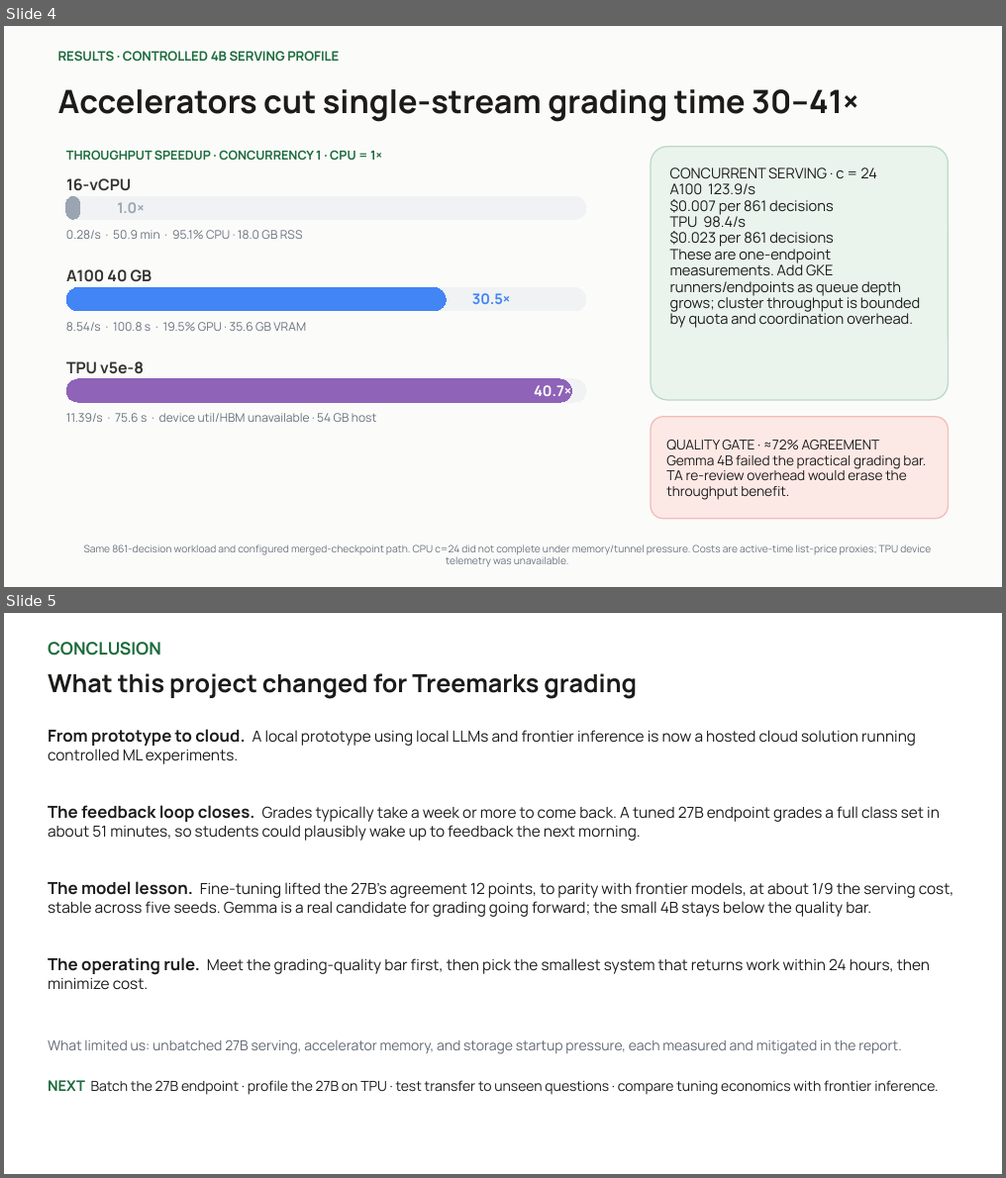
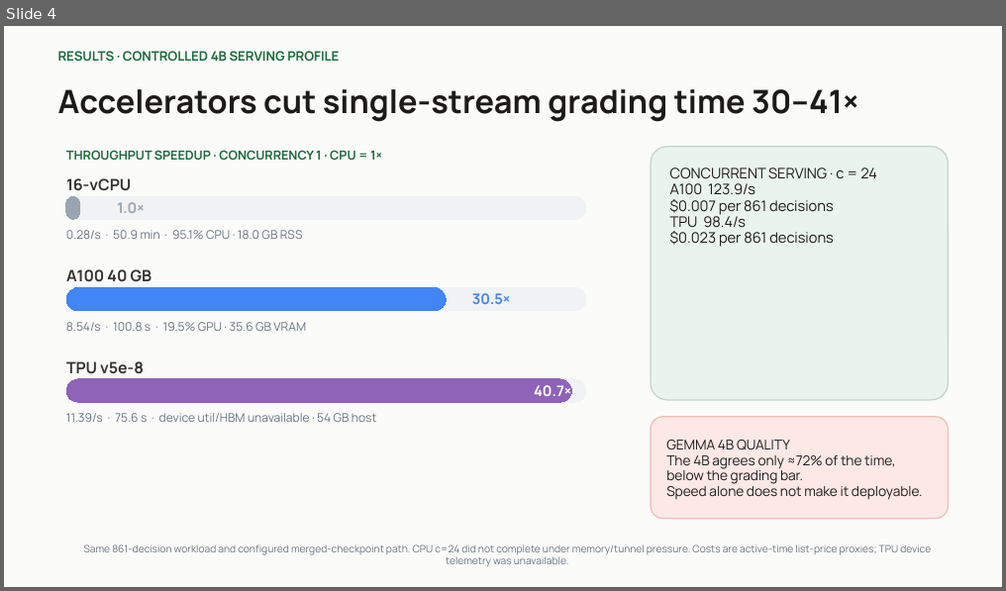
Before and after one commit to seanyepez/me344ricechem, a slide deck: slides/ME344_RiceChem_Option2_5_Slides.pptx. Shown one above the other, each under a label of ours: slides 4 and 5 before the commit, slide 4 after it. The pictures are 1006x1178 and 1006x591 pixels, drawn with LibreOffice and Linux fonts; fonts in the diff are those of the drawing; background and template pictures are left out. Boxes give left, top, right and bottom in pixels: in the first picture for what was removed or moved away, otherwise in the second. Text is boxed around its words. In the diff, an @@ line names an element or a change of style, - is before the commit and + after.

Commit message:
Deck final pass: conclusion in plain takeaways, cleaner results panel, cropped measurements diagram

```diff
--- a/slides/ME344_RiceChem_Option2_5_Slides.pptx
+++ b/slides/ME344_RiceChem_Option2_5_Slides.pptx
@@ slide 5 removed at [4, 613, 1002, 1174], background #FFFFFF @@
@@ text removed at [48, 642, 161, 656] @@
-CONCLUSION
@@ text removed at [48, 673, 637, 698] @@
-What this project changed for Treemarks grading
@@ text removed at [48, 729, 916, 764] @@
-From prototype to cloud. A local prototype using local LLMs and frontier inference is now a hosted cloud solution running controlled ML experiments.
@@ text removed at [48, 805, 940, 841] @@
-The feedback loop closes. Grades typically take a week or more to come back. A tuned 27B endpoint grades a full class set in about 51 minutes, so students could plausibly wake up to feedback the next morning.
@@ text removed at [48, 881, 954, 917] @@
-The model lesson. Fine-tuning lifted the 27B's agreement 12 points, to parity with frontier models, at about 1/9 the serving cost, stable across five seeds. Gemma is a real candidate for grading going forward; the small 4B stays below the quality bar.
@@ text removed at [48, 958, 930, 990] @@
-The operating rule. Meet the grading-quality bar first, then pick the smallest system that returns work within 24 hours, then minimize cost.
@@ text removed at [48, 1040, 902, 1055] @@
-What limited us: unbatched 27B serving, accelerator memory, and storage startup pressure, each measured and mitigated in the report.
@@ text removed at [48, 1080, 938, 1095] @@
-NEXT Batch the 27B endpoint · profile the 27B on TPU · test transfer to unseen questions · compare tuning economics with frontier inference.
@@ slide 4 changed as well @@
@@ text in rounded rectangle at [670, 249, 920, 328]: paragraph removed @@
-These are one-endpoint measurements. Add GKE runners/endpoints as queue depth grows; cluster throughput is bounded by quota and coordination overhead.
@@ text in rounded rectangle at [666, 440, 923, 500]: text changed @@
-QUALITY GATE · ≈72% AGREEMENT
-Gemma 4B failed the practical grading bar.
-TA re-review overhead would erase the throughput benefit.
+GEMMA 4B QUALITY
+The 4B agrees only ≈72% of the time, below the grading bar.
+Speed alone does not make it deployable.
```
Also in this commit, not shown: 3 other slides changed, 1 slide added, 1 other file.
